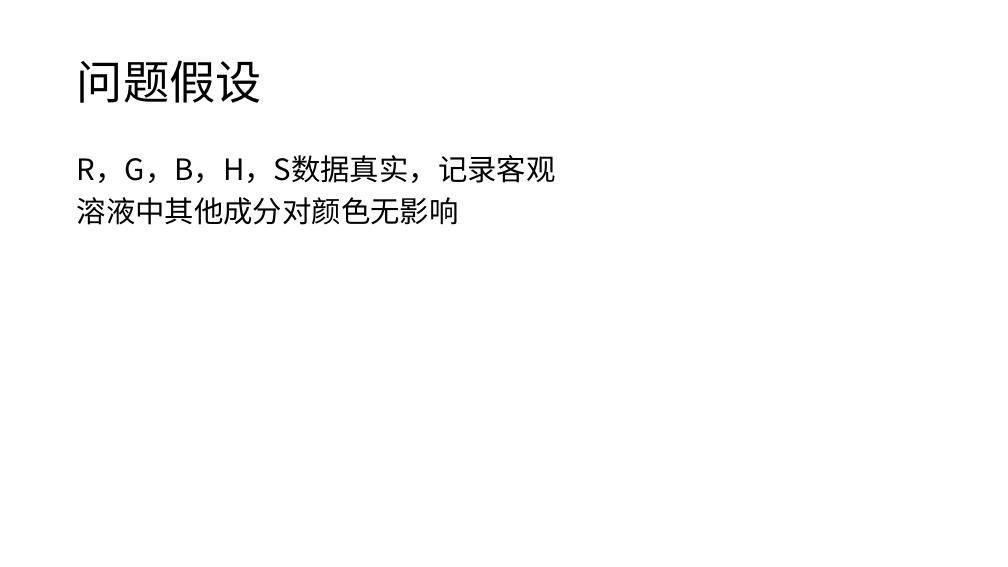
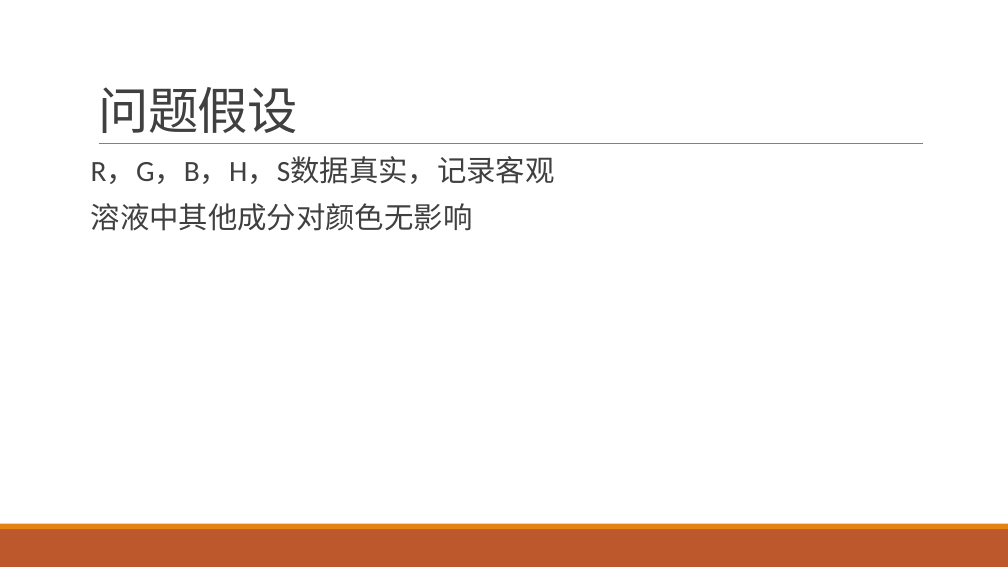
Before and after one commit to yuanjingsong/MCM_Homework, a slide deck: slide 5 of PreG21.pptx. Drawn at 1008x567 pixels with LibreOffice and Linux fonts; fonts in the diff are those of the drawing. Boxes give left, top, right and bottom in pixels: in the first picture for what was removed or moved away, otherwise in the second. Text is boxed around its words. In the diff, an @@ line names an element or a change of style, - is before the commit and + after.

Commit message:
add theme and part of Q2

```diff
--- a/PreG21.pptx
+++ b/PreG21.pptx
@@ title "问题假设": place and size @@
-title "问题假设" at [77, 60, 262, 103]
+title "问题假设" at [98, 87, 298, 133]
@@ title "问题假设" at [98, 87, 298, 133]: size 44 to 48 pt, font Noto Sans CJK SC to Calibri, text colour #000000 to #404040, letter spacing 0 to -0.5 pt; line spacing 0.9 to 0.85; vertical alignment middle to bottom @@
@@ line added from (99, 144) to (923, 144), #808080 0.5 pt @@
@@ text "R，G，B，H，S数据真实，记录客观": place and size @@
-text "R，G，B，H，S数据真实，记录客观" at [77, 155, 556, 225]
+text "R，G，B，H，S数据真实，记录客观" at [91, 157, 555, 231]
@@ text "R，G，B，H，S数据真实，记录客观" at [91, 157, 555, 231]: font Noto Sans CJK SC to Calibri, text colour #000000 to #404040; more space between paragraphs @@
@@ rectangle added at [0, 529, 1008, 567], fill #BD582C @@
@@ rectangle added at [0, 524, 1008, 529], fill #E48312 @@
```
Also in this commit, not shown: 35 other slides changed, 2 slides added.
